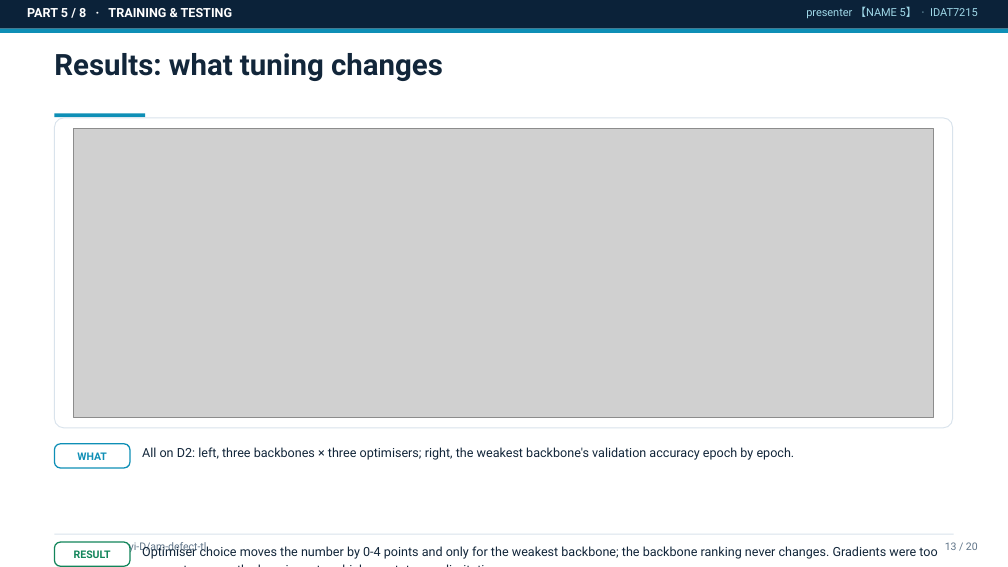
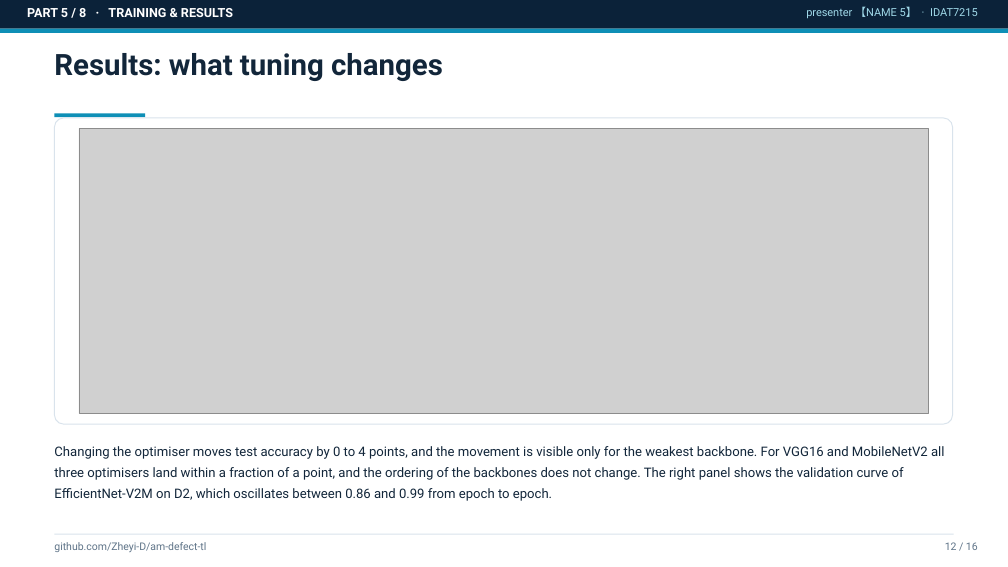
Before and after one commit to Zheyi-D/am-defect-tl, a slide deck: slide 12 of reports/slides_draft.pptx (slide 13 before the commit). Drawn at 1008x567 pixels with LibreOffice and Linux fonts; fonts in the diff are those of the drawing; grey boxes stand for pictures. Boxes give left, top, right and bottom in pixels: in the first picture for what was removed or moved away, otherwise in the second. Text is boxed around its words. In the diff, an @@ line names an element or a change of style, - is before the commit and + after.

Commit message:
feat(slides): 16-page deck scoped to data preparation, model training and dataset results — 60-90 words of factual text per page, no WHAT/WHY/RESULT labels, analysis pages removed, demo placeholder kept

```diff
--- a/reports/slides_draft.pptx
+++ b/reports/slides_draft.pptx
@@ text at bbox=[27, 8, 233, 17]: text changed @@
-PART 5 / 8 · TRAINING & TESTING
+PART 5 / 8 · TRAINING & RESULTS
@@ rounded rectangle: place and size @@
-rounded rectangle at bbox=[54, 118, 953, 428]
+rounded rectangle at bbox=[54, 118, 953, 424]
@@ picture: place and size @@
-picture at bbox=[73, 129, 934, 417]
+picture at bbox=[79, 129, 928, 414]
@@ rounded rectangle removed at bbox=[54, 444, 130, 468] @@
@@ text added at bbox=[54, 446, 944, 501], 12.5 pt, text #12263A @@
+Changing the optimiser moves test accuracy by 0 to 4 points, and the movement is visible only for the weakest backbone. For VGG16 and MobileNetV2 all three optimisers land within a fraction of a point, and the ordering of the backbones does not change. The right panel shows the validation curve of EfficientNet-V2M on D2, which oscillates between 0.86 and 0.99 from epoch to epoch.
@@ text removed at bbox=[142, 447, 795, 460] @@
-All on D2: left, three backbones × three optimisers; right, the weakest backbone's validation accuracy epoch by epoch.
@@ text removed at bbox=[77, 452, 107, 460] @@
-WHAT
@@ rounded rectangle removed at bbox=[54, 542, 130, 566] @@
@@ text removed at bbox=[74, 550, 111, 558] @@
-RESULT
@@ text removed at bbox=[142, 544, 937, 559] @@
-Optimiser choice moves the number by 0-4 points and only for the weakest backbone; the backbone ranking never changes. Gradients were too coarse to sweep the learning rate, which we state as a limitation.
@@ text at bbox=[945, 542, 978, 550]: text changed @@
-13 / 20
+12 / 16
```
Also in this commit, not shown: 12 other slides changed, 3 slides added, 7 slides removed, 3 other files.
